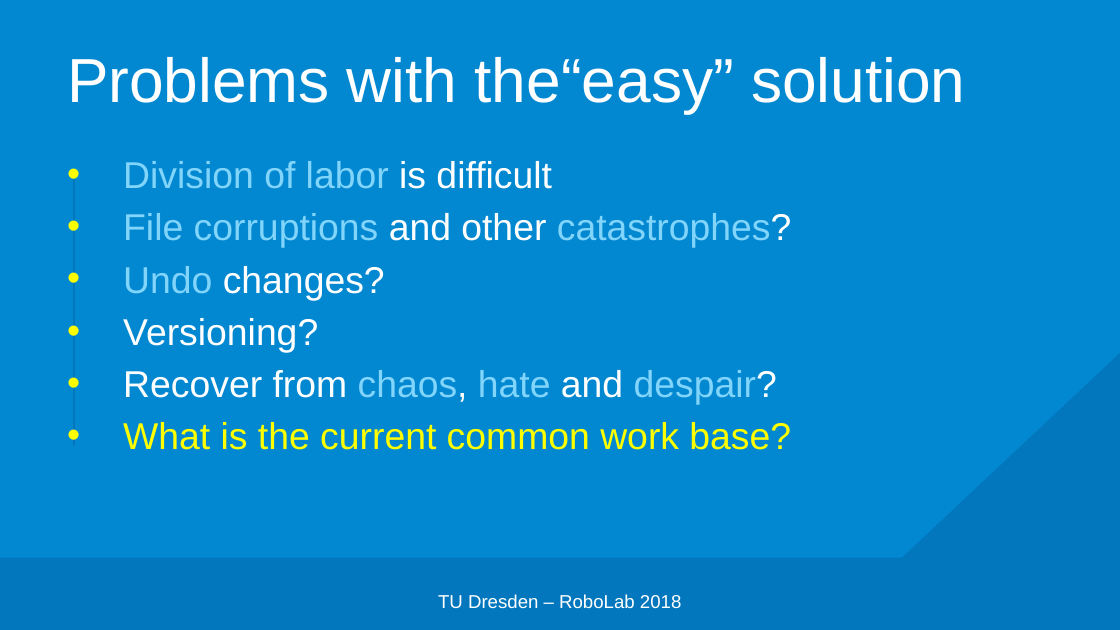
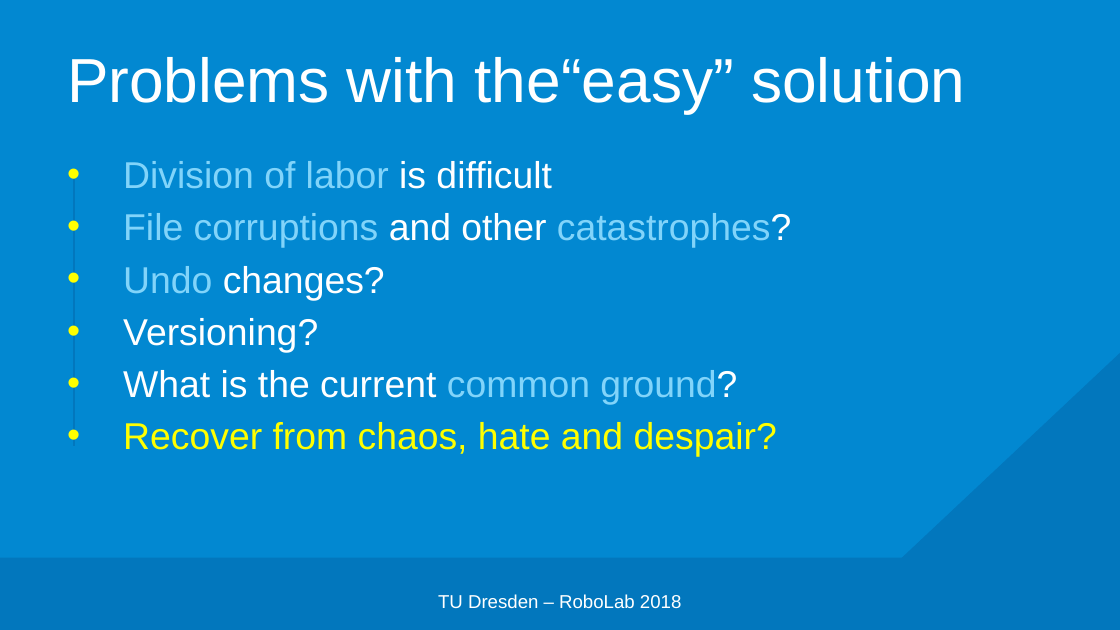
Before and after one commit to edisontrent1337/gitslides, a slide deck: slide 5 of Git-robolab-lab.pptx. Drawn at 1120x630 pixels with LibreOffice and Linux fonts; fonts in the diff are those of the drawing; background and template pictures are left out. Boxes give left, top, right and bottom in pixels: in the first picture for what was removed or moved away, otherwise in the second. Text is boxed around its words. In the diff, an @@ line names an element or a change of style, - is before the commit and + after.

```diff
--- a/Git-robolab-lab.pptx
+++ b/Git-robolab-lab.pptx
@@ text at [123,370,737,405]: paragraph added @@
+• What is the current common ground?
@@ text at [123,422,791,450]: paragraph removed @@
-• What is the current common work base?
@@ text at [123,422,777,457]: text colour #FFFFFF to #FFFF00 in "Recover from chaos, and despair?"; text colour #81D4FA to #FFFF00 in "chaos, hate despair?" @@
```
Also in this commit, not shown: 16 other slides changed, 1 other file.
